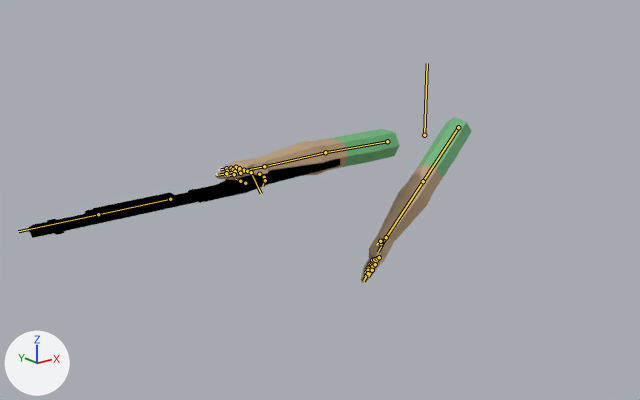
The Blender file player/player Anims Remington 870.blend as it was, and as the next commit left it.
One viewpoint serves both versions: a 50 mm lens placed at (-2.512, -2.466, 0.821), pointed at (-0.712, -0.216, -0.079). Every picture has the same lights, and +X, +Y and +Z are marked at lower left. The bones that bend it are drawn over the model as lines.

In view in the first picture: 'Human Arms Model', 'Remington 870 Model'.
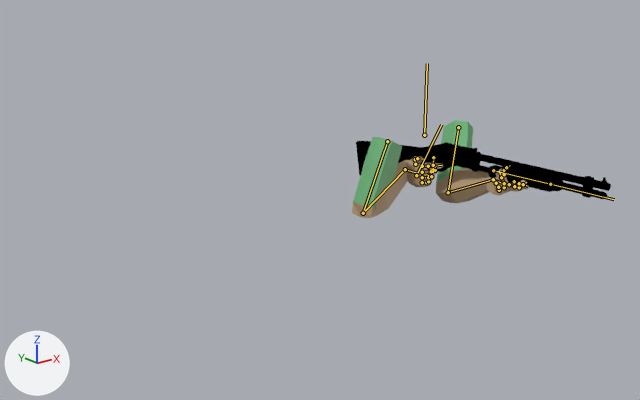
The newer file adds an action. The first version stands in its rest pose; the second is drawn at frame 1 of the action 'Remington870 Reload'.

The edits, one by one:
Bone 'Palm.L' (bone_palm_l) turns from (0, 0, 0) to (-25, -35, 26) degrees about its own x, y and z.
Bone 'Pinky1.L' (bone_pinky1_l) moves from (0.0, 0.0, 0.0) to (0.001, -0.001, 0.0).
Bone 'Pinky1.L' (bone_pinky1_l) turns from (0, 0, 0) to (0, 0, -57) degrees about its own x, y and z.
Bone 'Pinky2.L' (bone_pinky2_l) turns from (0, 0, 0) to (0, 0, -79) degrees about its own x, y and z.
Bone 'Ring1.L' (bone_ring1_l) moves from (0.0, 0.0, 0.0) to (-0.001, 0.0, 0.0).
Bone 'Ring1.L' (bone_ring1_l) turns from (0, 0, 0) to (0, 0, -57) degrees about its own x, y and z.
Bone 'Ring2.L' (bone_ring2_l) turns from (0, 0, 0) to (0, 0, -36) degrees about its own x, y and z.
Bone 'Middle2.L' (bone_middle2_l) turns from (0, 0, 0) to (2, 2, -4) degrees about its own x, y and z.
Bone 'Middle3.L' (bone_middle3_l) turns from (0, 0, 0) to (42, -15, -40) degrees about its own x, y and z.
Bone 'Index1.L' (bone_index1_l) turns from (0, 0, 0) to (-2, 37, 2) degrees about its own x, y and z.
Bone 'Index2.L' (bone_index2_l) turns from (0, 0, 0) to (3, -12, -3) degrees about its own x, y and z.
Bone 'Thumb1.L' (bone_thumb1_l) turns from (0, 0, 0) to (-40, -24, -47) degrees about its own x, y and z.
Bone 'Thumb2.L' (bone_thumb2_l) turns from (0, 0, 0) to (20, -29, 13) degrees about its own x, y and z.
Bone 'Palm.R' (bone_palm_r) turns from (0, 0, 0) to (21, -20, -98) degrees about its own x, y and z.
Bone 'Pinky1.R' (bone_pinky1_r) moves from (0.0, 0.0, 0.0) to (-0.003, -0.001, 0.0).
Bone 'Pinky1.R' (bone_pinky1_r) turns from (0, 0, 0) to (0, 0, 58) degrees about its own x, y and z.
Bone 'Pinky2.R' (bone_pinky2_r) moves from (0.0, 0.0, 0.0) to (0.004, 0.002, 0.0).
Bone 'Pinky2.R' (bone_pinky2_r) turns from (0, 0, 0) to (0, 0, 51) degrees about its own x, y and z.
Bone 'Pinky3.R' (bone_pinky3_r) moves from (0.0, 0.0, 0.0) to (0.014, 0.005, 0.0).
Bone 'Pinky3.R' (bone_pinky3_r) turns from (0, 0, 0) to (0, 0, 51) degrees about its own x, y and z.
Bone 'Ring1.R' (bone_ring1_r) turns from (0, 0, 0) to (0, 0, 51) degrees about its own x, y and z.
Bone 'Ring2.R' (bone_ring2_r) moves from (0.0, 0.0, 0.0) to (0.001, 0.001, 0.0).
Bone 'Ring2.R' (bone_ring2_r) turns from (0, 0, 0) to (0, 0, 51) degrees about its own x, y and z.
Bone 'Ring3.R' (bone_ring3_r) moves from (0.0, 0.0, 0.0) to (0.003, 0.001, 0.0).
Bone 'Ring3.R' (bone_ring3_r) turns from (0, 0, 0) to (0, 0, 78) degrees about its own x, y and z.
Bone 'Middle1.R' (bone_middle1_r) moves from (0.0, 0.0, 0.0) to (0.001, 0.0, 0.0).
Bone 'Middle1.R' (bone_middle1_r) turns from (0, 0, 0) to (0, 0, 51) degrees about its own x, y and z.
Bone 'Middle2.R' (bone_middle2_r) moves from (0.0, 0.0, 0.0) to (-0.007, -0.002, 0.0).
Bone 'Middle2.R' (bone_middle2_r) turns from (0, 0, 0) to (0, 0, 54) degrees about its own x, y and z.
Bone 'Middle3.R' (bone_middle3_r) moves from (0.0, 0.0, 0.0) to (-0.018, -0.003, 0.0).
Bone 'Middle3.R' (bone_middle3_r) turns from (0, 0, 0) to (0, 0, 78) degrees about its own x, y and z.
Bone 'Index1.R' (bone_index1_r) turns from (0, 0, 0) to (7, 0, 0) degrees about its own x, y and z.
Bone 'Index2.R' (bone_index2_r) turns from (0, 0, 0) to (0, 0, 16) degrees about its own x, y and z.
Bone 'Index3.R' (bone_index3_r) turns from (0, 0, 0) to (0, 0, 20) degrees about its own x, y and z.
Bone 'Thumb1.R' (bone_thumb1_r) turns from (0, 0, 0) to (-10, -13, -43) degrees about its own x, y and z.
Bone 'Thumb2.R' (bone_thumb2_r) turns from (0, 0, 0) to (-12, -3, -3) degrees about its own x, y and z.
Bone 'IK Arm Pole.L' (bone_ik_arm_pole_l) moves from (0.0, 0.0, 0.0) to (0.189, -0.033, -0.282).
Bone 'IK Arm Target.L' (bone_ik_arm_target_l) moves from (0.0, 0.0, 0.0) to (0.109, -0.783, 0.364).
Bone 'IK Arm Target.L' (bone_ik_arm_target_l) turns from (0, 0, 0) to (110, -4, -1) degrees about its own x, y and z.
Bone 'IK Arm Pole.R' (bone_ik_arm_pole_r) moves from (0.0, 0.0, 0.0) to (-0.59, -0.424, 0.372).
Bone 'IK Arm Target.R' (bone_ik_arm_target_r) moves from (0.0, 0.0, 0.0) to (-0.138, -0.705, -0.021).
Bone 'IK Arm Target.R' (bone_ik_arm_target_r) turns from (0, 0, 0) to (94, 0, 0) degrees about its own x, y and z.

Location of each change, [x1, y1, x2, y2] in pixels of the pictures (640 x 400 px):
'Human Arms Model', posed (31% narrower, 41% shorter): before [215, 117, 472, 283]; after [352, 120, 529, 218]
'Remington 870 Model', posed (18% narrower, 26% shorter): before [29, 159, 340, 238]; after [356, 141, 611, 199]
bone 'Palm.L', root to tip: before (386, 237) to (378, 252); after (493, 179) to (502, 183)
bone 'Pinky1.L', root to tip: before (372, 260) to (370, 264); after (499, 190) to (498, 187)
bone 'Pinky2.L', root to tip: before (370, 264) to (368, 268); after (498, 187) to (496, 183)
bone 'Ring1.L', root to tip: before (374, 259) to (371, 265); after (504, 187) to (504, 183)
bone 'Ring2.L', root to tip: before (371, 265) to (368, 270); after (504, 183) to (501, 177)
bone 'Middle2.L', root to tip: before (372, 266) to (368, 273); after (514, 186) to (519, 187)
bone 'Middle3.L', root to tip: before (368, 273) to (363, 281); after (519, 187) to (526, 182)
bone 'Index1.L', root to tip: before (379, 257) to (375, 264); after (514, 181) to (519, 183)
bone 'Index2.L', root to tip: before (375, 264) to (372, 270); after (519, 183) to (523, 184)
bone 'Thumb1.L', root to tip: before (381, 243) to (381, 241); after (504, 174) to (504, 170)
bone 'Thumb2.L', root to tip: before (381, 241) to (380, 241); after (504, 170) to (506, 167)
bone 'Palm.R', root to tip: before (264, 166) to (248, 169); after (405, 169) to (417, 173)
bone 'Pinky1.R', root to tip: before (236, 167) to (231, 168); after (422, 182) to (426, 182)
bone 'Pinky2.R', root to tip: before (231, 168) to (226, 168); after (426, 182) to (428, 181)
bone 'Pinky3.R', root to tip: before (226, 168) to (221, 169); after (428, 181) to (426, 179)
bone 'Ring1.R', root to tip: before (239, 168) to (233, 169); after (422, 177) to (428, 177)
bone 'Ring2.R', root to tip: before (233, 169) to (227, 171); after (428, 177) to (431, 176)
bone 'Ring3.R', root to tip: before (227, 171) to (220, 172); after (431, 176) to (426, 174)
bone 'Middle1.R', root to tip: before (244, 170) to (235, 171); after (422, 172) to (431, 171)
bone 'Middle2.R', root to tip: before (235, 171) to (226, 173); after (431, 171) to (435, 170)
bone 'Middle3.R', root to tip: before (226, 173) to (217, 175); after (435, 170) to (428, 168)
bone 'Index1.R', root to tip: before (247, 171) to (240, 173); after (422, 166) to (428, 166)
bone 'Index2.R', root to tip: before (240, 173) to (234, 174); after (428, 166) to (434, 166)
bone 'Index3.R', root to tip: before (234, 174) to (227, 176); after (434, 166) to (442, 165)
bone 'Thumb1.R', root to tip: before (259, 174) to (264, 177); after (415, 164) to (415, 159)
bone 'Thumb2.R', root to tip: before (264, 177) to (265, 180); after (415, 159) to (417, 158)
